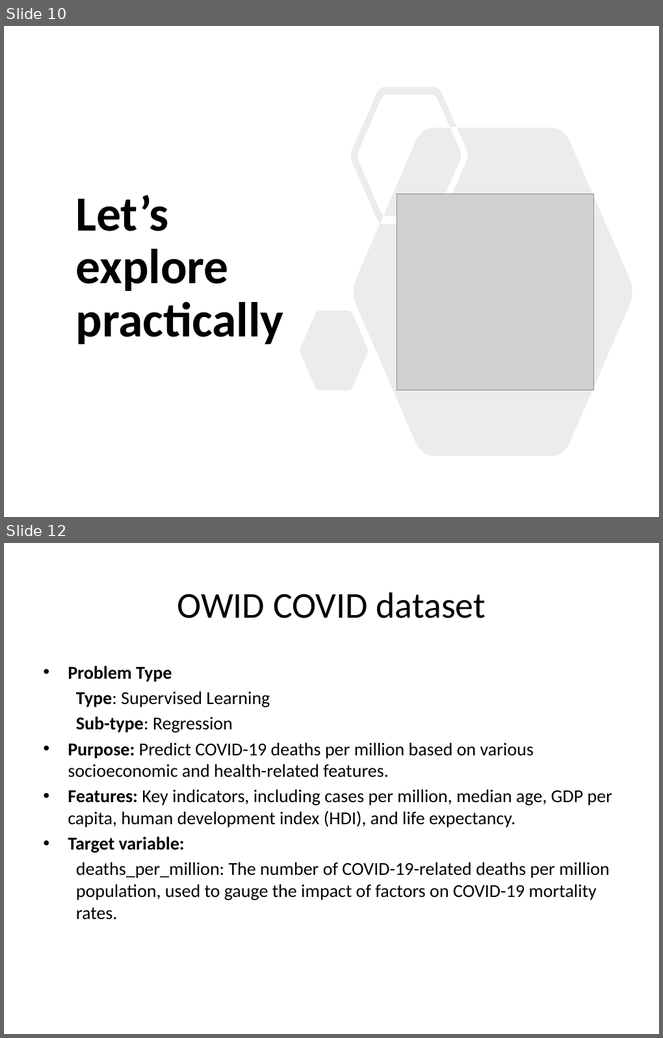
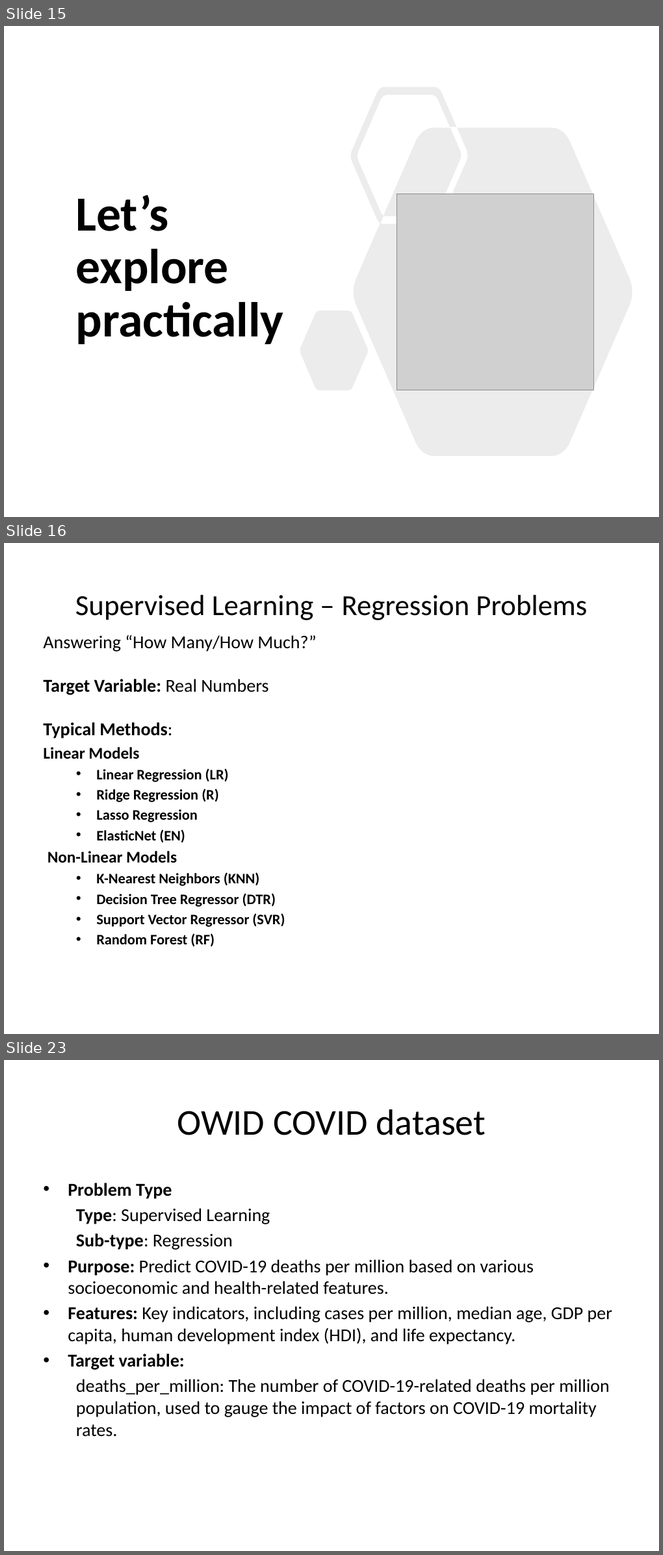
Before and after one commit to sraorao/ML_DL_intro_python_HT2025, a slide deck: Session_1_ML_DL_intro_python_MT2024.pptx. Shown one above the other, each under a label of ours: slides 10 and 12 before the commit, slides 15, 16 and 23 after it; the slides between them are not shown. The pictures are 663x1038 and 663x1555 pixels, drawn with LibreOffice and Linux fonts; fonts in the diff are those of the drawing; grey boxes stand for pictures. Boxes give left, top, right and bottom in pixels: in the first picture for what was removed or moved away, otherwise in the second. Text is boxed around its words. In the diff, an @@ line names an element or a change of style, - is before the commit and + after.

```diff
--- a/Session_1_ML_DL_intro_python_MT2024.pptx
+++ b/Session_1_ML_DL_intro_python_MT2024.pptx
@@ slide 16 added at <box>4,543,659,1034</box>, background #FFFFFF @@
@@ title added at <box>76,595,587,620</box>, 32 pt, text #000000 @@
+Supervised Learning – Regression Problems
@@ text added at <box>43,635,316,947</box>, 16 pt, text #000000, bold @@
+Answering “How Many/How Much?”
+Target Variable: Real Numbers
+Typical Methods:
+Linear Models
+  • Linear Regression (LR)
+  • Ridge Regression (R)
+  • Lasso Regression
+  • ElasticNet (EN)
+Non-Linear Models
+  • K-Nearest Neighbors (KNN)
+  • Decision Tree Regressor (DTR)
+  • Support Vector Regressor (SVR)
+  • Random Forest (RF)
@@ what was slide 10 is now slide 15 @@
@@ what was slide 12 is now slide 23 @@
```
Also in this commit, not shown: 8 slides changed, 11 other slides added.
